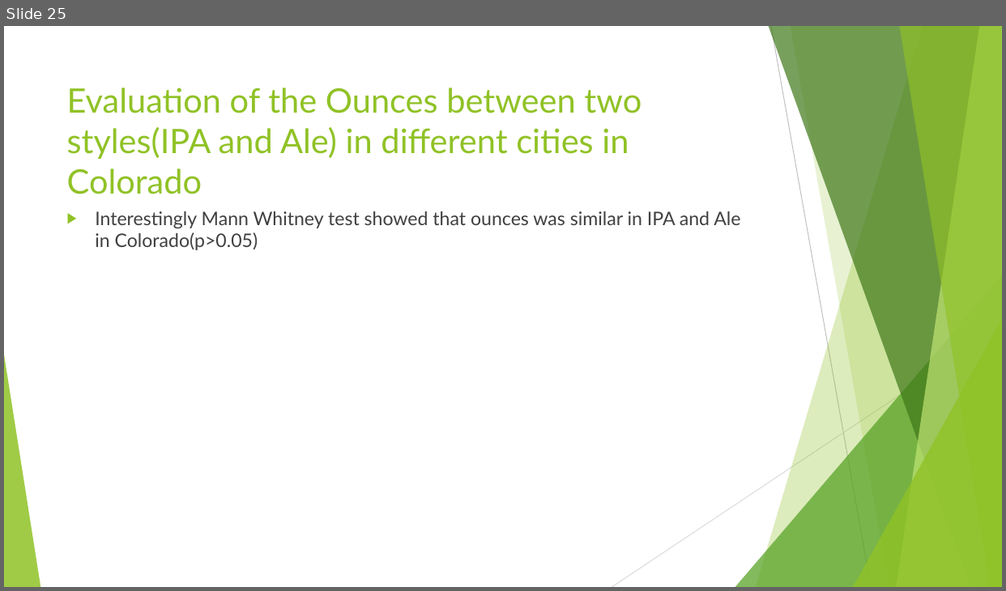
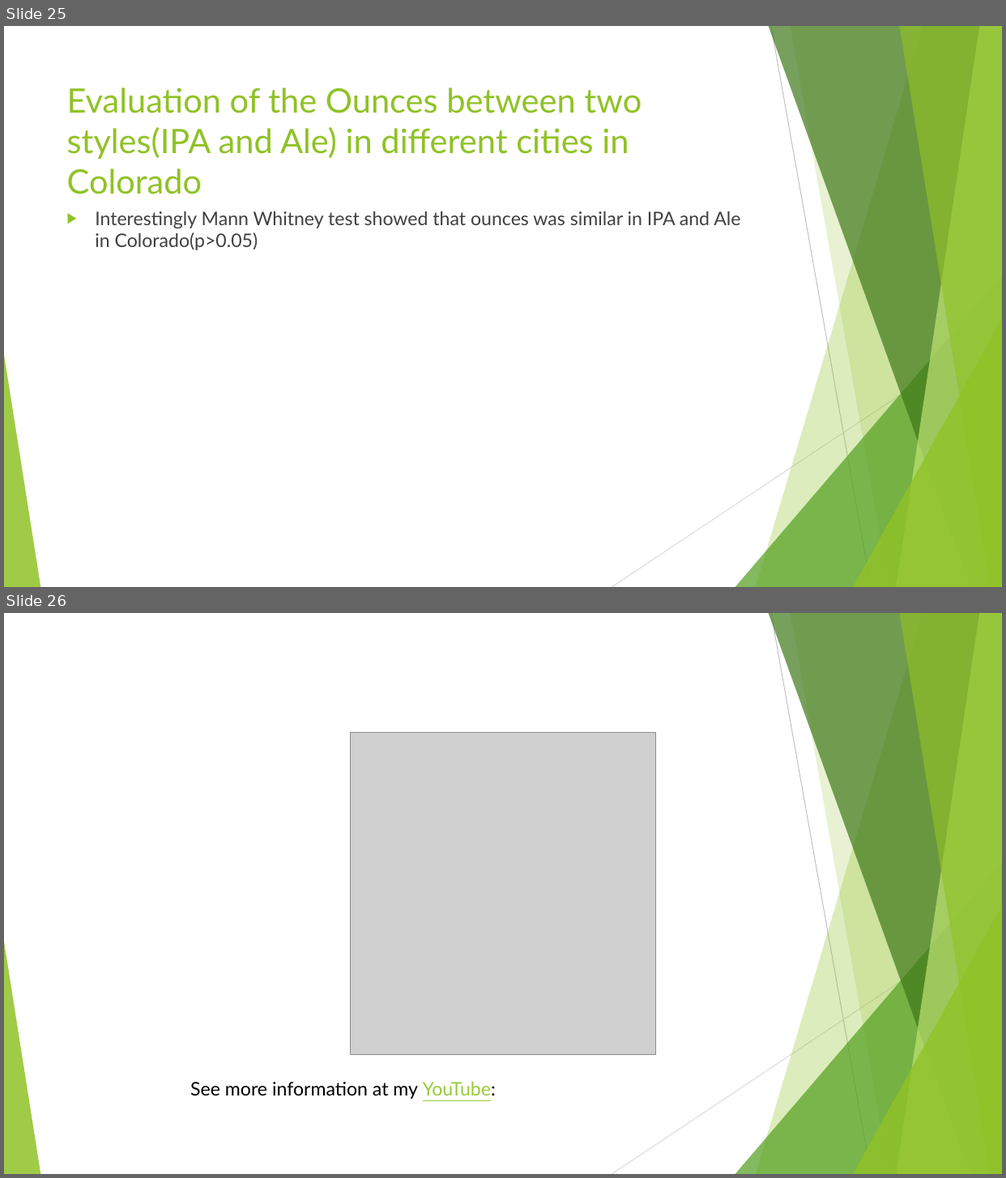
Before and after one commit to Omehrpour/R_proj_beer_market-, a slide deck: CaseStudy01.pptx. Shown one above the other, each under a label of ours: slide 25 before the commit, slides 25 and 26 after it. The pictures are 1006x591 and 1006x1178 pixels, drawn with LibreOffice and Linux fonts; fonts in the diff are those of the drawing; grey boxes stand for pictures. Boxes give left, top, right and bottom in pixels: in the first picture for what was removed or moved away, otherwise in the second. Text is boxed around its words. In the diff, an @@ line names an element or a change of style, - is before the commit and + after.

```diff
--- a/CaseStudy01.pptx
+++ b/CaseStudy01.pptx
@@ slide 26 added at [4, 613, 1002, 1174], background #FFFFFF; not listed: 10 template elements that a slide beside it also shows @@
@@ picture added at [350, 733, 656, 1055] @@
@@ text added at [190, 1082, 496, 1099], 18 pt, text #000000 @@
+See more information at my YouTube:
```
Also in this commit, not shown: 1 slide removed.
